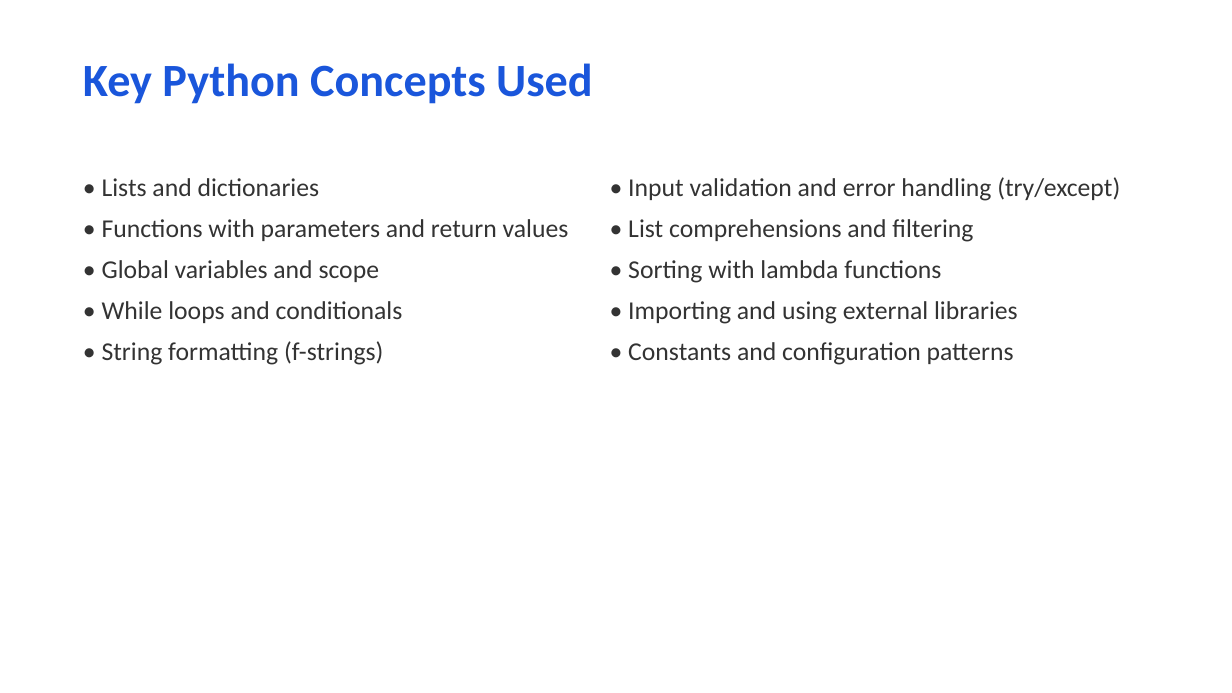
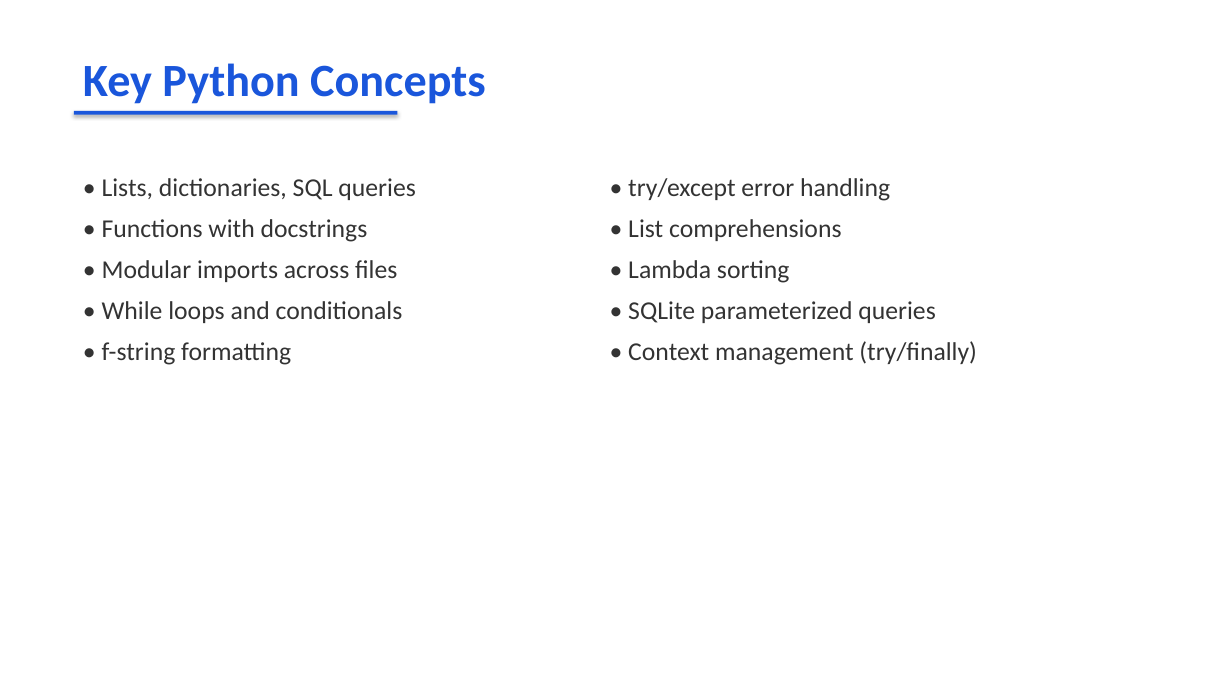
Before and after one commit to Belvah/employees-records-system, a slide deck: slide 7 of Employee_Records_System_Presentation.pptx (slide 6 before the commit). Drawn at 1232x693 pixels with LibreOffice and Linux fonts; fonts in the diff are those of the drawing. Boxes give left, top, right and bottom in pixels: in the first picture for what was removed or moved away, otherwise in the second. Text is boxed around its words. In the diff, an @@ line names an element or a change of style, - is before the commit and + after.

```diff
--- a/Employee_Records_System_Presentation.pptx
+++ b/Employee_Records_System_Presentation.pptx
@@ text at (x1=83, y1=63, x2=486, y2=104): text changed @@
-Key Python Concepts Used
+Key Python Concepts
@@ rectangle added at (x1=74, y1=111, x2=397, y2=115), fill #1A56DB @@
@@ text at (x1=102, y1=178, x2=415, y2=282): text changed @@
-• Lists and dictionaries
-• Functions with parameters and return values
-• Global variables and scope
+• Lists, dictionaries, SQL queries
+• Functions with docstrings
+• Modular imports across files
@@ text at (x1=628, y1=178, x2=977, y2=365): text changed @@
-• Input validation and error handling (try/except)
-• List comprehensions and filtering
-• Sorting with lambda functions
-• Importing and using external libraries
-• Constants and configuration patterns
+• try/except error handling
+• List comprehensions
+• Lambda sorting
+• SQLite parameterized queries
+• Context management (try/finally)
@@ text at (x1=102, y1=342, x2=291, y2=365): text changed @@
-• String formatting (f-strings)
+• f-string formatting
```
Also in this commit, not shown: 10 other slides changed, 5 slides added, 4 slides removed, 8 other files.
